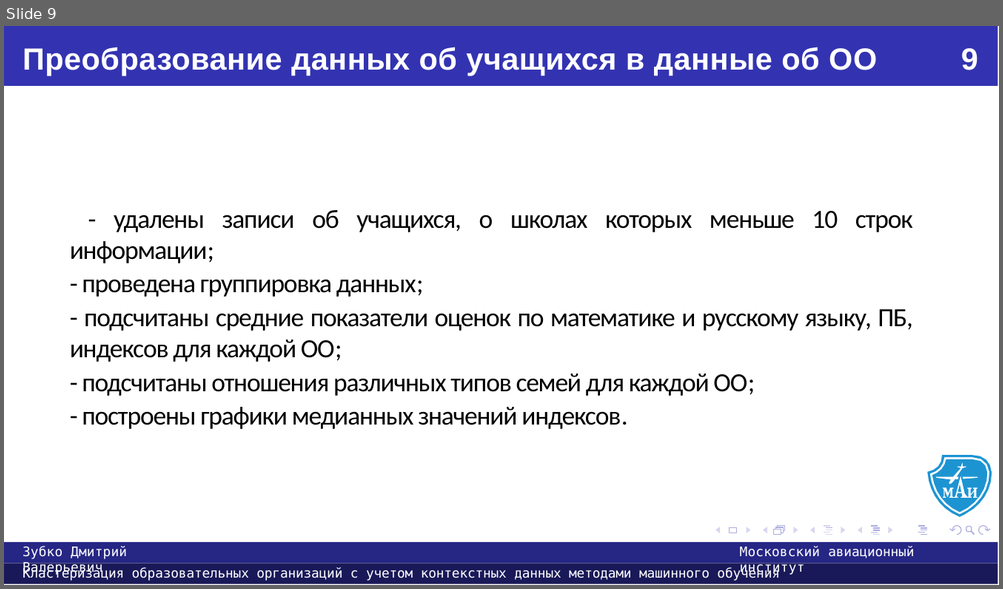
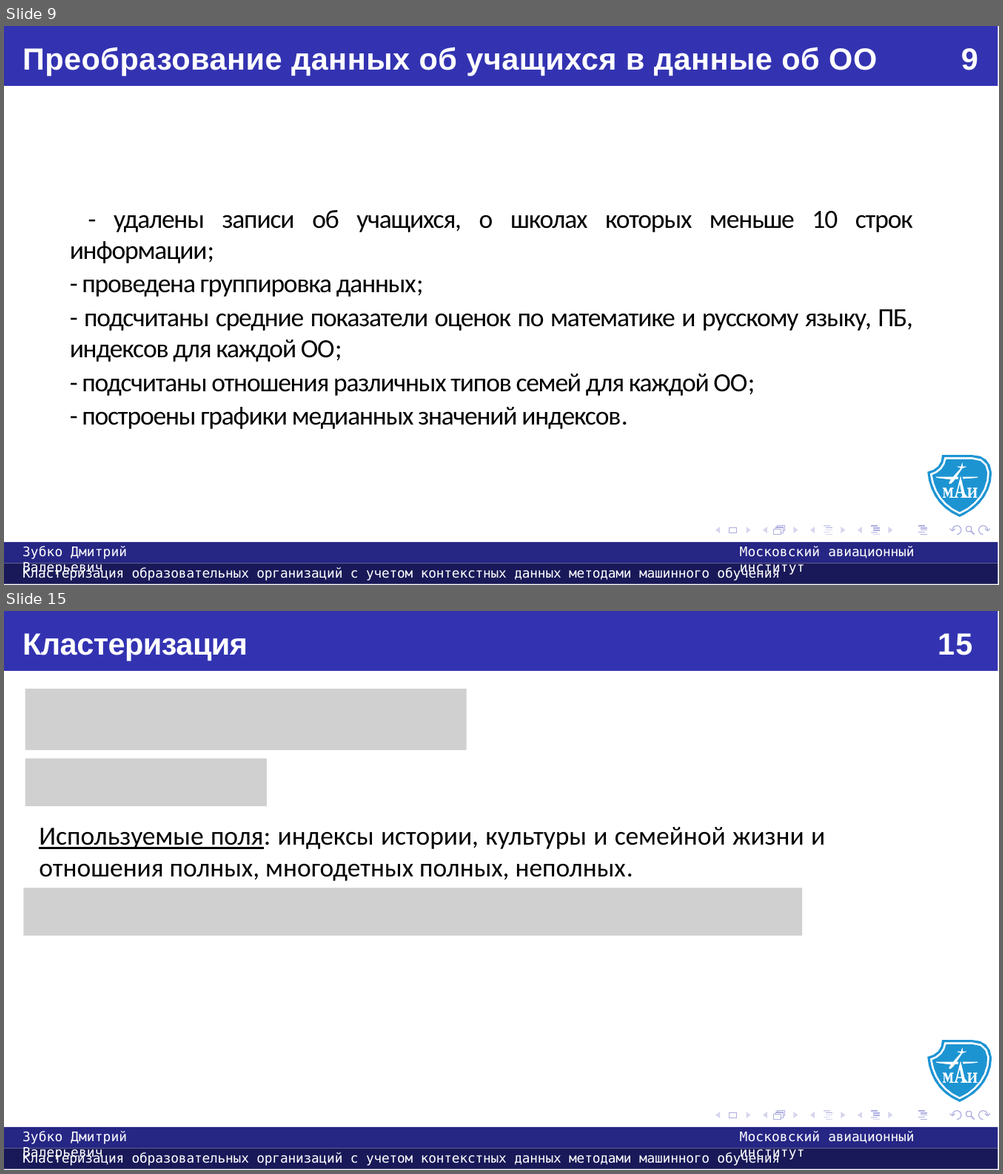
Before and after one commit to usernameMAI/diploma, a slide deck: Презентация.pptx. Shown one above the other, each under a label of ours: slide 9 before the commit, slides 9 and 15 after it; the slides between them are not shown. The pictures are 1003x589 and 1003x1174 pixels, drawn with LibreOffice and Linux fonts; fonts in the diff are those of the drawing; grey boxes stand for pictures. Boxes give left, top, right and bottom in pixels: in the first picture for what was removed or moved away, otherwise in the second. Text is boxed around its words. In the diff, an @@ line names an element or a change of style, - is before the commit and + after.

```diff
--- a/Презентация.pptx
+++ b/Презентация.pptx
@@ slide 15 added at bbox=[4, 611, 999, 1170], background #FFFFFF; not listed: 17 template elements that a slide beside it also shows @@
@@ title added at bbox=[22, 633, 247, 661], 14 pt, text #FFFFFF, bold @@
+Кластеризация
@@ text added at bbox=[937, 633, 972, 655], 14 pt, text #FFFFFF, bold @@
+15
@@ picture added at bbox=[25, 688, 466, 749] @@
@@ picture added at bbox=[25, 759, 266, 806] @@
@@ text added at bbox=[39, 827, 825, 881], 12 pt, text #000000 @@
+Используемые поля: индексы истории, культуры и семейной жизни и отношения полных, многодетных полных, неполных.
@@ picture added at bbox=[23, 889, 800, 936] @@
@@ freeform shape added at bbox=[4, 1128, 997, 1148], fill #262685 @@
@@ text added at bbox=[22, 1131, 127, 1161], 6 pt, text #FFFFFF @@
+Зубко Дмитрий Валерьевич
@@ text added at bbox=[740, 1131, 913, 1161], 6 pt, text #FFFFFF @@
+Московский авиационный институт
@@ freeform shape added at bbox=[4, 1148, 997, 1169], fill #191959 @@
@@ text added at bbox=[22, 1153, 780, 1166], 6 pt, text #FFFFFF @@
+Кластеризация образовательных организаций с учетом контекстных данных методами машинного обучения
```
Also in this commit, not shown: 20 slides changed, 3 other slides added, 2 other files.
